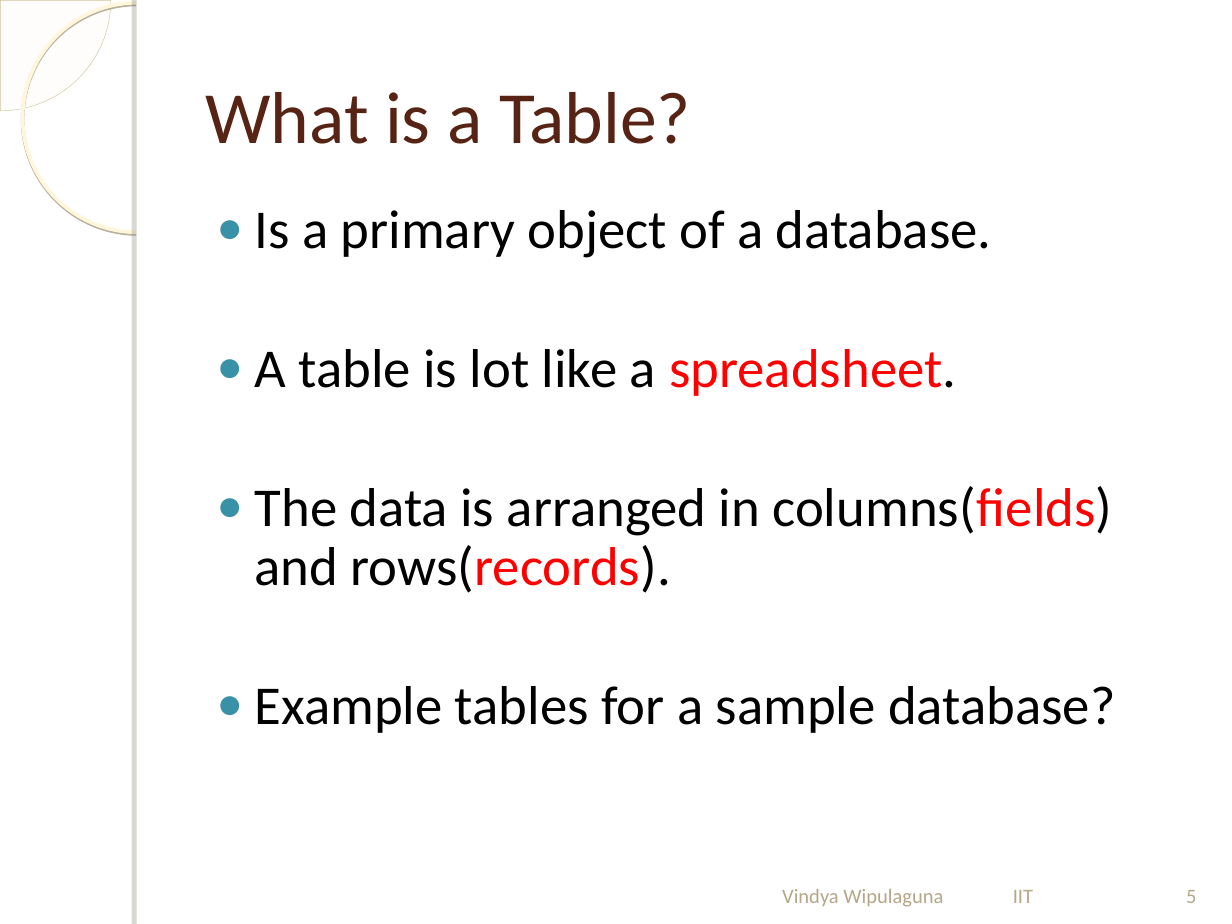
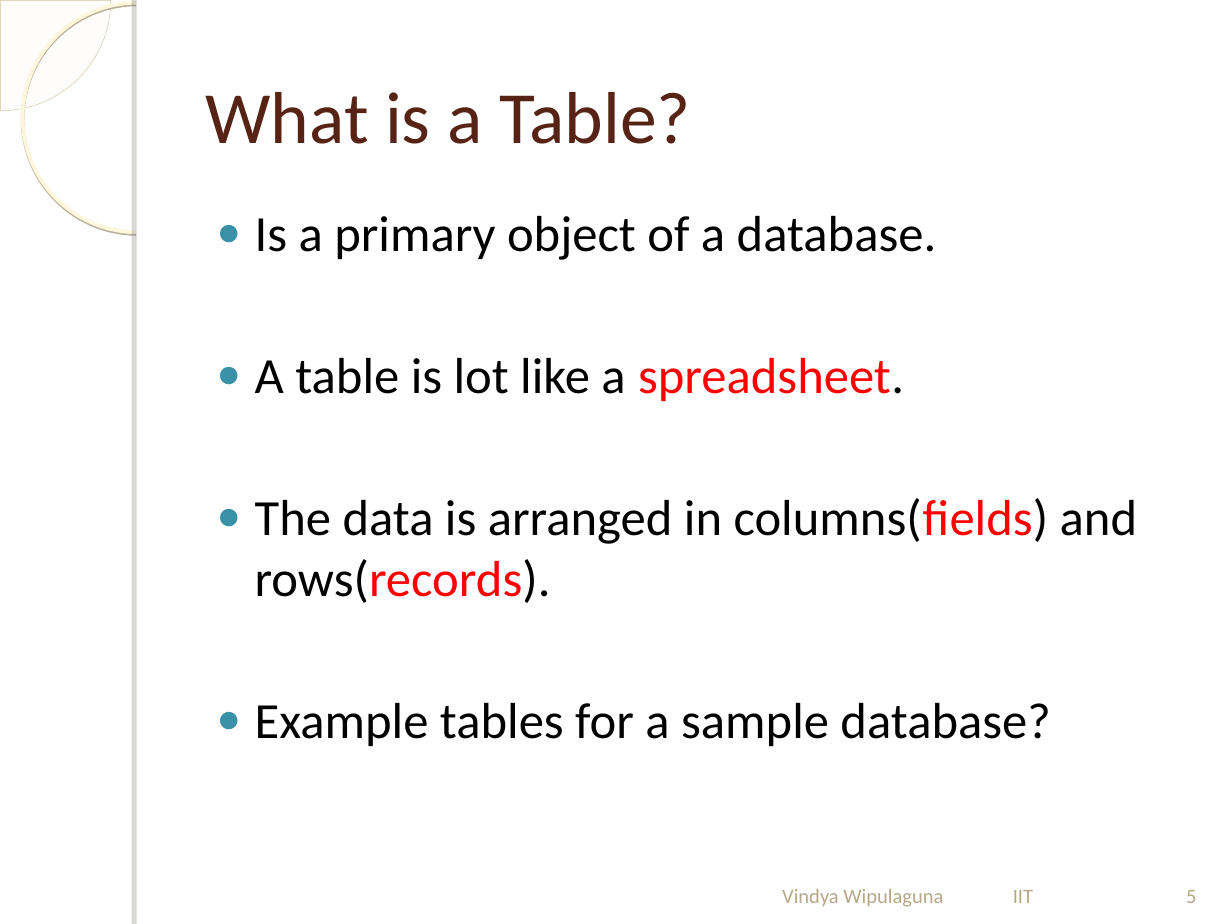
Before and after one commit to sachinimadara/Data-Management-System, a slide deck: slide 5 of MSAccess.ppt. Drawn at 1232x924 pixels with LibreOffice and Linux fonts; fonts in the diff are those of the drawing; background and template pictures are left out. Boxes give left, top, right and bottom in pixels: in the first picture for what was removed or moved away, otherwise in the second. Text is boxed around its words. In the diff, an @@ line names an element or a change of style, - is before the commit and + after.

Commit message:
end added

```diff
--- a/MSAccess.ppt
+++ b/MSAccess.ppt
@@ text "Is a primary object of ..." at bbox=[255, 216, 1137, 746]: size 32 to 29.6 pt; line spacing 0.9 to 1 @@
```
Also in this commit, not shown: 8 other slides changed, 1 slide added.
